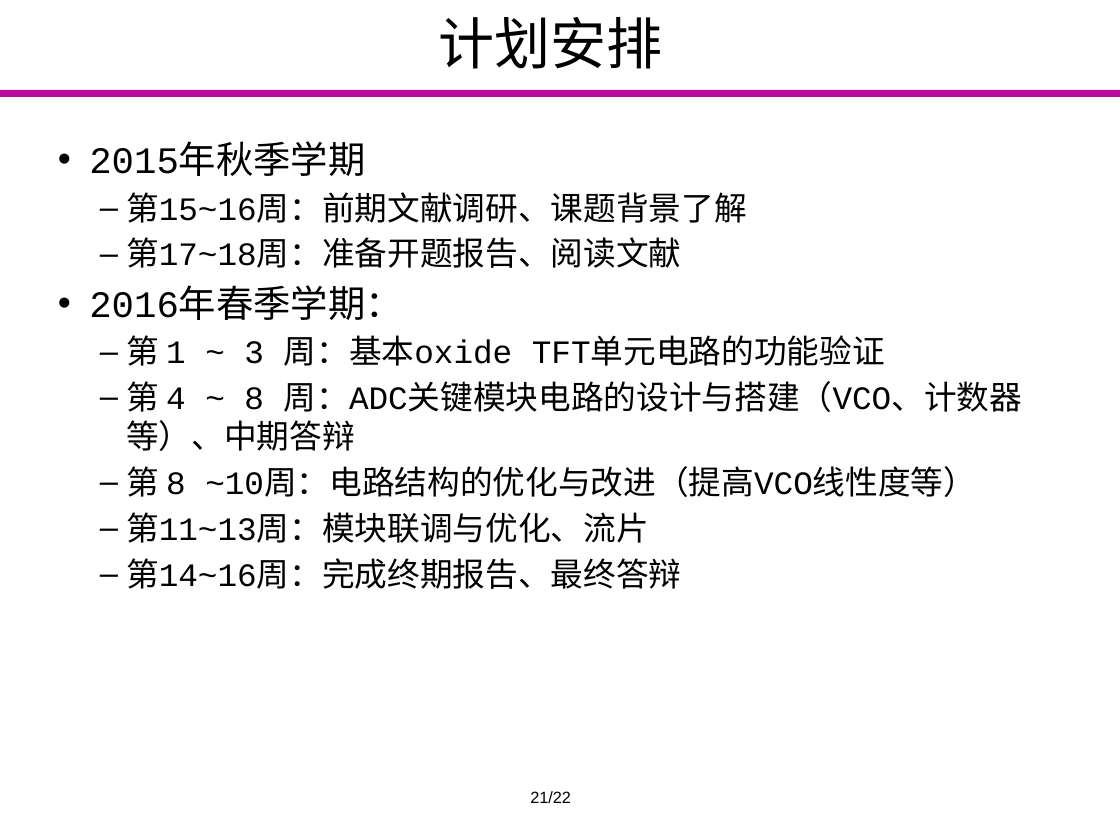
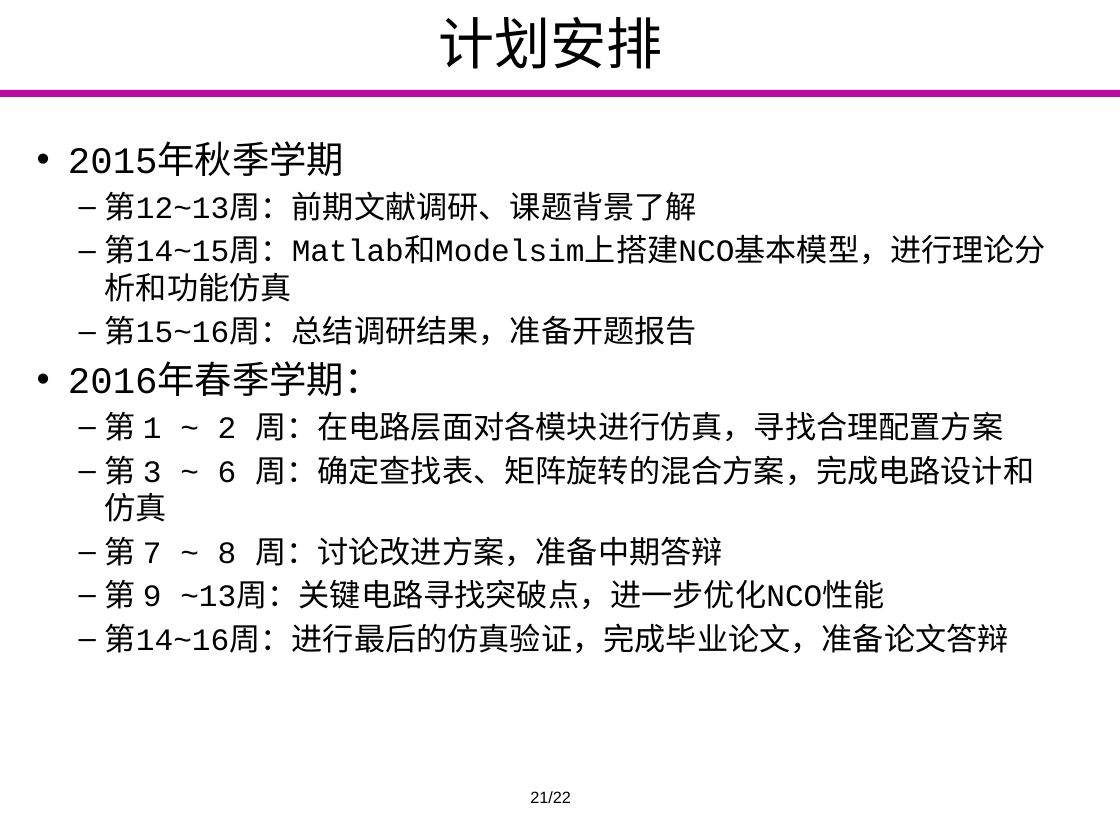
Before and after one commit to Markov2016/kaiti, a slide deck: slide 13 of ppt/yyx_v1.0.pptx (slide 20 before the commit). Drawn at 1120x840 pixels with LibreOffice and Linux fonts; fonts in the diff are those of the drawing; background and template pictures are left out. Boxes give left, top, right and bottom in pixels: in the first picture for what was removed or moved away, otherwise in the second. Text is boxed around its words. In the diff, an @@ line names an element or a change of style, - is before the commit and + after.

```diff
--- a/ppt/yyx_v1.0.pptx
+++ b/ppt/yyx_v1.0.pptx
@@ text "2015年秋季学期": place and size @@
-text "2015年秋季学期" at [89, 147, 1022, 589]
+text "2015年秋季学期" at [68, 147, 1046, 653]
@@ text at [105, 191, 1046, 345]: text changed; size 21 to 20 pt @@
-  – 第15~16周：前期文献调研、课题背景了解
-  – 第17~18周：准备开题报告、阅读文献
+  – 第12~13周：前期文献调研、课题背景了解
+  – 第14~15周：Matlab和Modelsim上搭建NCO基本模型，进行理论分析和功能仿真
+  – 第15~16周：总结调研结果，准备开题报告
@@ text at [105, 411, 1034, 653]: text changed; size 21 to 20 pt @@
-  – 第 1 ~ 3 周：基本oxide TFT单元电路的功能验证
-  – 第 4 ~ 8 周：ADC关键模块电路的设计与搭建（VCO、计数器等）、中期答辩
-  – 第 8 ~10周：电路结构的优化与改进（提高VCO线性度等）
-  – 第11~13周：模块联调与优化、流片
-  – 第14~16周：完成终期报告、最终答辩
+  – 第 1 ~ 2 周：在电路层面对各模块进行仿真，寻找合理配置方案
+  – 第 3 ~ 6 周：确定查找表、矩阵旋转的混合方案，完成电路设计和仿真
+  – 第 7 ~ 8 周：讨论改进方案，准备中期答辩
+  – 第 9 ~13周：关键电路寻找突破点，进一步优化NCO性能
+  – 第14~16周：进行最后的仿真验证，完成毕业论文，准备论文答辩
```
Also in this commit, not shown: 5 other slides changed, 5 slides added, 12 slides removed.
